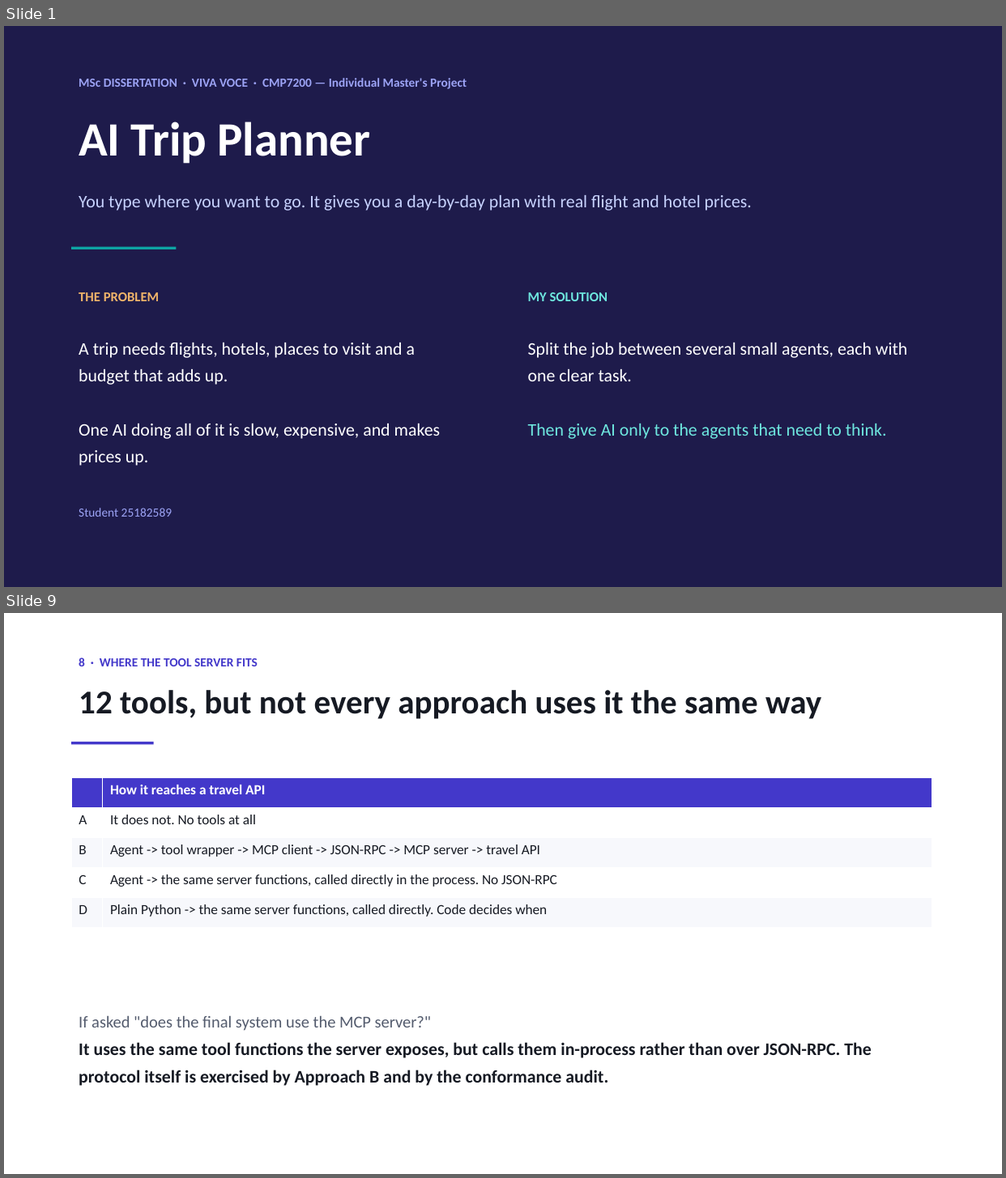
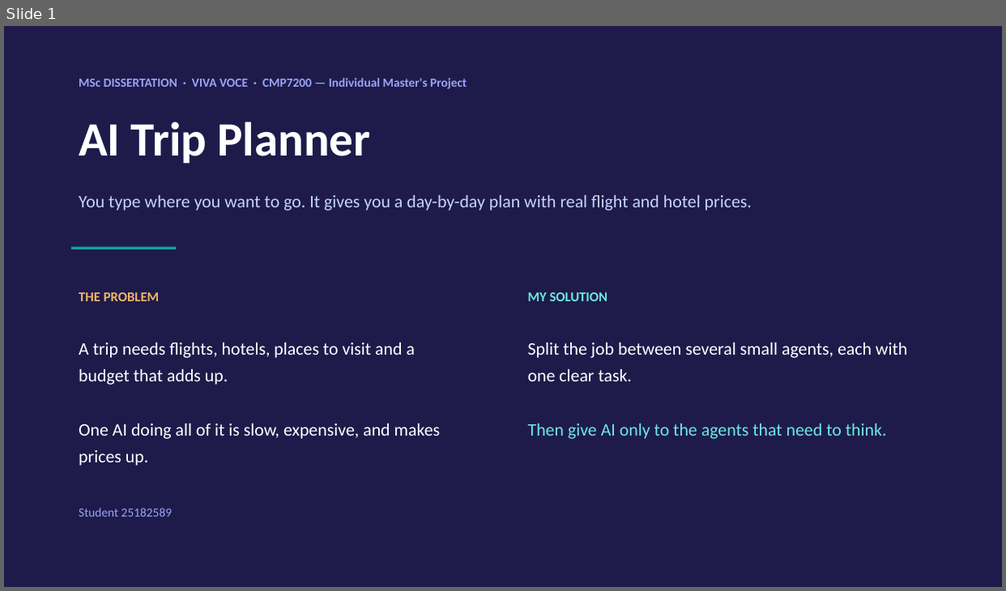
Before and after one commit to sherali143/Trip-Planner, a slide deck: submission/CMP7200_Viva_Presentation.pptx. Shown one above the other, each under a label of ours: slides 1 and 9 before the commit, slide 1 after it; the slides between them are not shown. The pictures are 1006x1178 and 1006x591 pixels, drawn with LibreOffice and Linux fonts; fonts in the diff are those of the drawing. Boxes give left, top, right and bottom in pixels: in the first picture for what was removed or moved away, otherwise in the second. Text is boxed around its words. In the diff, an @@ line names an element or a change of style, - is before the commit and + after.

Commit message:
Nine slides: one approach per slide, with its tools named
The deck now goes problem and solution, the six agents, then Approach A, B,
C and D one per slide. Each approach slide lists that approach's agents with
how many tools it holds and the tool names, so the tool inventory is read
off the slide rather than remembered.

Approach D's table now says 0 tools, which is what the measured arm builds -
its coordinator is created with tools=[]. The four helper tools the web app
leaves on the coordinator are noted in small type rather than counted, and
the comparison row is relabelled "tools given to agents" to match.

Dropped the eight-jobs, four-ways and tool-server slides, and the flow
diagrams that went with them, so the per-approach detail has room.

```diff
--- a/submission/CMP7200_Viva_Presentation.pptx
+++ b/submission/CMP7200_Viva_Presentation.pptx
@@ slide 9 removed at bbox=[4, 613, 1002, 1174], background #FFFFFF @@
@@ text removed at bbox=[79, 658, 258, 666] @@
-8 · WHERE THE TOOL SERVER FITS
@@ text removed at bbox=[79, 690, 821, 719] @@
-12 tools, but not every approach uses it the same way
@@ rectangle removed at bbox=[71, 742, 154, 745] @@
@@ table removed at bbox=[71, 777, 932, 927], 5 rows, 2 columns @@
- | How it reaches a travel API
-A | It does not. No tools at all
-B | Agent -> tool wrapper -> MCP client -> JSON-RPC -> MCP server -> travel API
-C | Agent -> the same server functions, called directly in the process. No JSON-RPC
-D | Plain Python -> the same server functions, called directly. Code decides when
@@ text removed at bbox=[79, 1016, 872, 1086] @@
-If asked "does the final system use the MCP server?"
-It uses the same tool functions the server exposes, but calls them in-process rather than over JSON-RPC. The protocol itself is exercised by Approach B and by the conformance audit.
```
Also in this commit, not shown: 4 slides changed, 4 slides added, 6 other slides removed, 1 other file.
